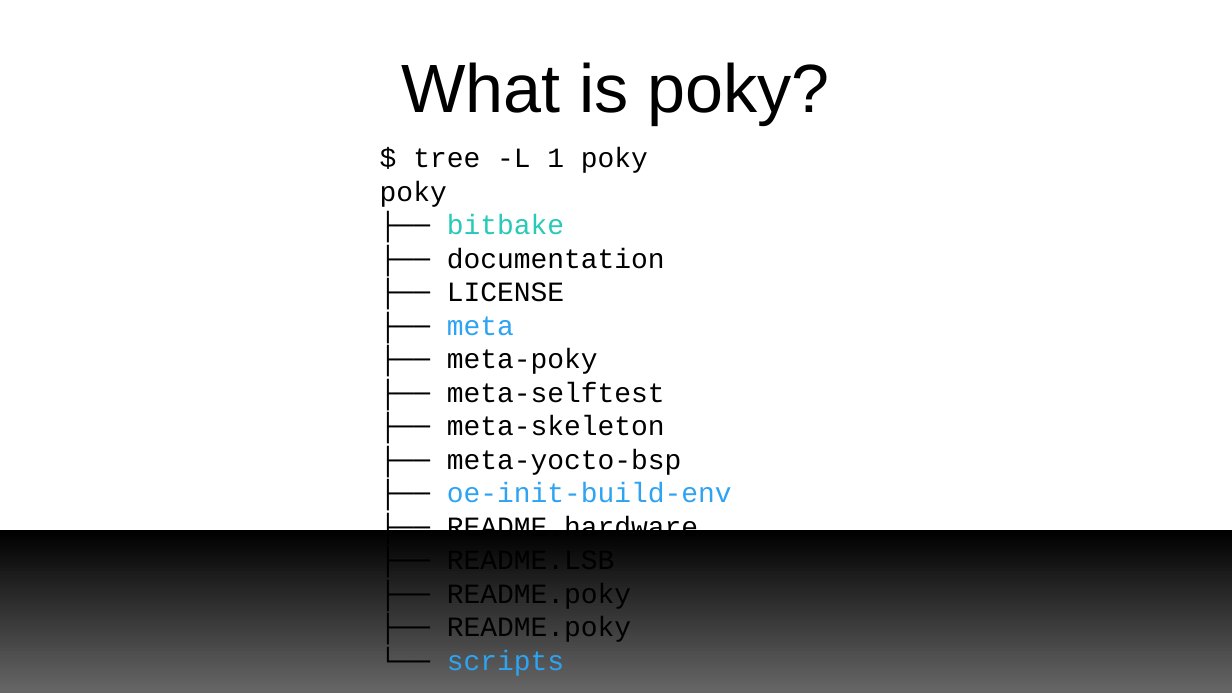
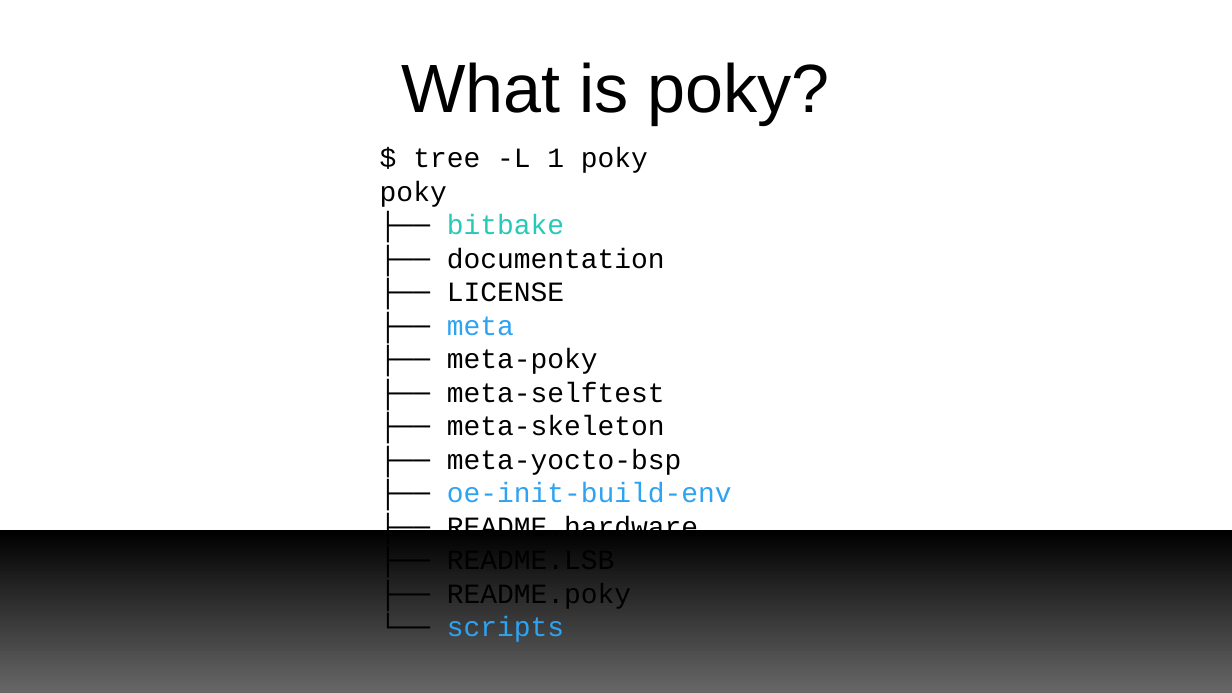
Before and after one commit to e-ale/Slides, a slide deck: slide 6 of yocto-images/src/build-images-with-yocto-project.odp. Drawn at 1232x693 pixels with LibreOffice and Linux fonts; fonts in the diff are those of the drawing; background and template pictures are left out. Boxes give left, top, right and bottom in pixels: in the first picture for what was removed or moved away, otherwise in the second. Text is boxed around its words. In the diff, an @@ line names an element or a change of style, - is before the commit and + after.

```diff
--- a/yocto-images/src/build-images-with-yocto-project.odp
+++ b/yocto-images/src/build-images-with-yocto-project.odp
@@ text at box(447, 617, 631, 642): paragraph removed @@
-├── README.poky
```
Also in this commit, not shown: 2 other slides changed, 26 slides added, 1 slide removed, 1 other file.
